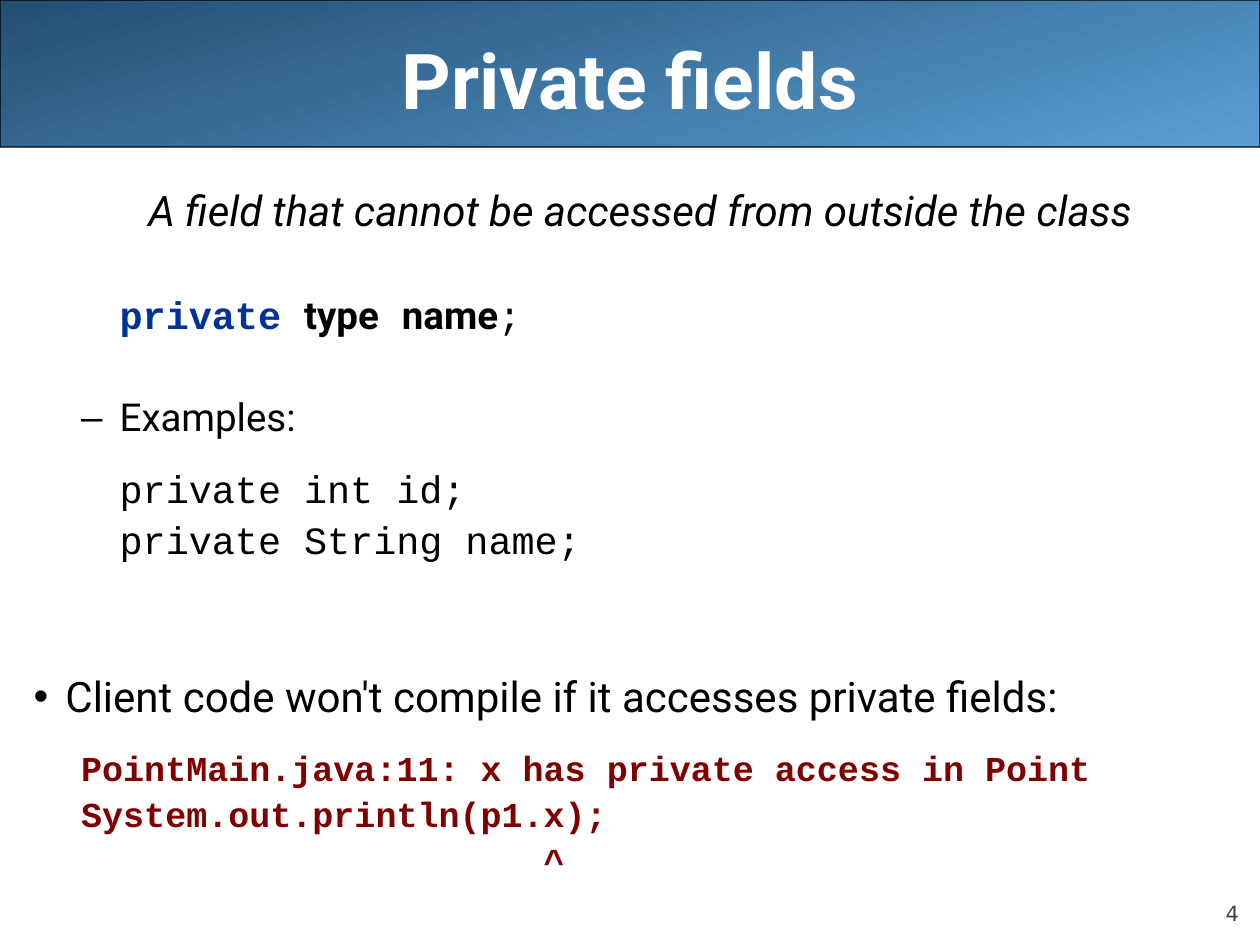
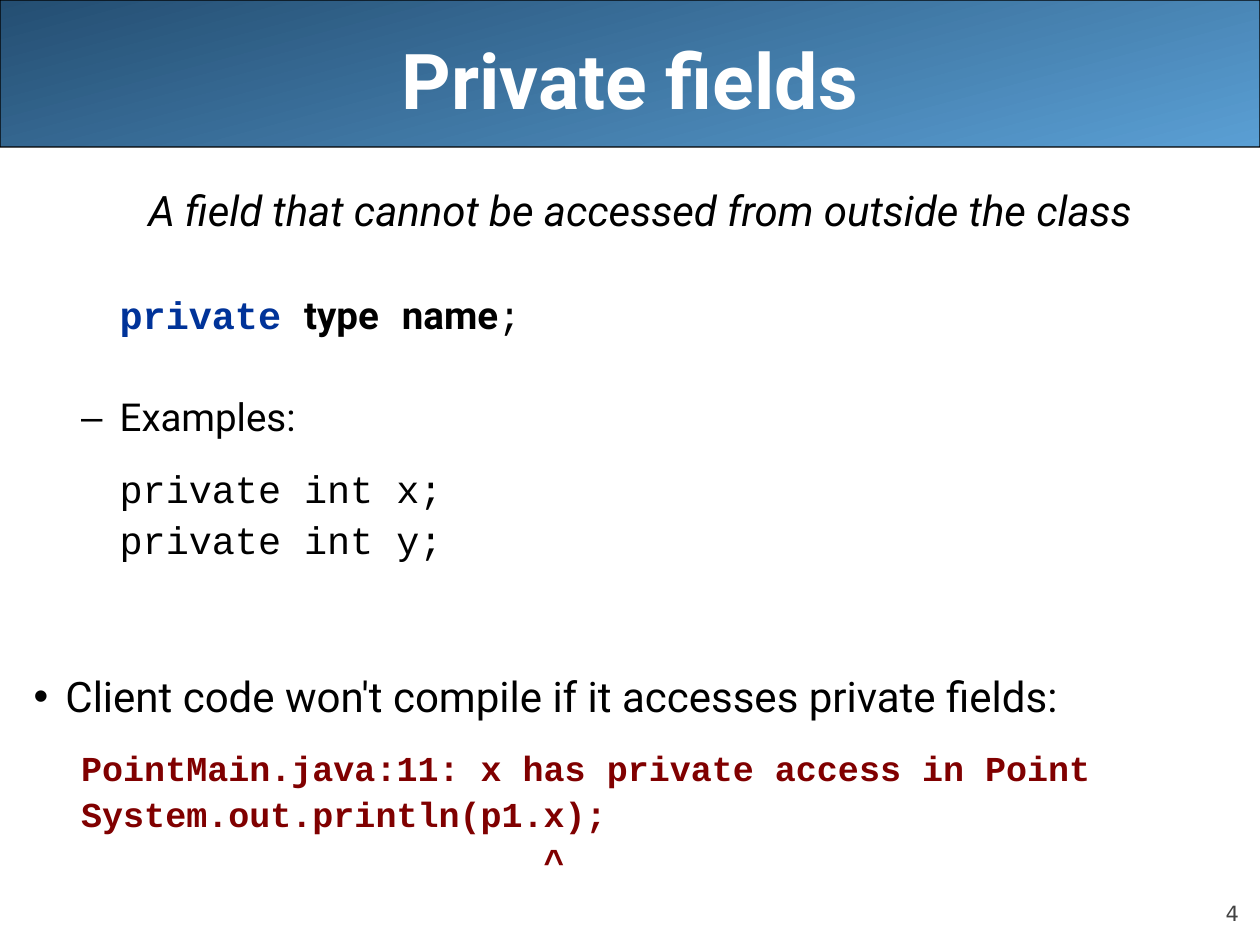
Before and after one commit to LongBaoNguyen/longbaonguyen.github.io, a slide deck: slide 4 of courses/apcsa/lecture12.ppt. Drawn at 1260x945 pixels with LibreOffice and Linux fonts; fonts in the diff are those of the drawing. Boxes give left, top, right and bottom in pixels: in the first picture for what was removed or moved away, otherwise in the second. Text is boxed around its words. In the diff, an @@ line names an element or a change of style, - is before the commit and + after.

```diff
--- a/courses/apcsa/lecture12.ppt
+++ b/courses/apcsa/lecture12.ppt
@@ text at box(120, 476, 442, 562): text changed @@
-  private int id;
-  private String name;
+  private int x;
+  private int y;
```
Also in this commit, not shown: 7 other files.
